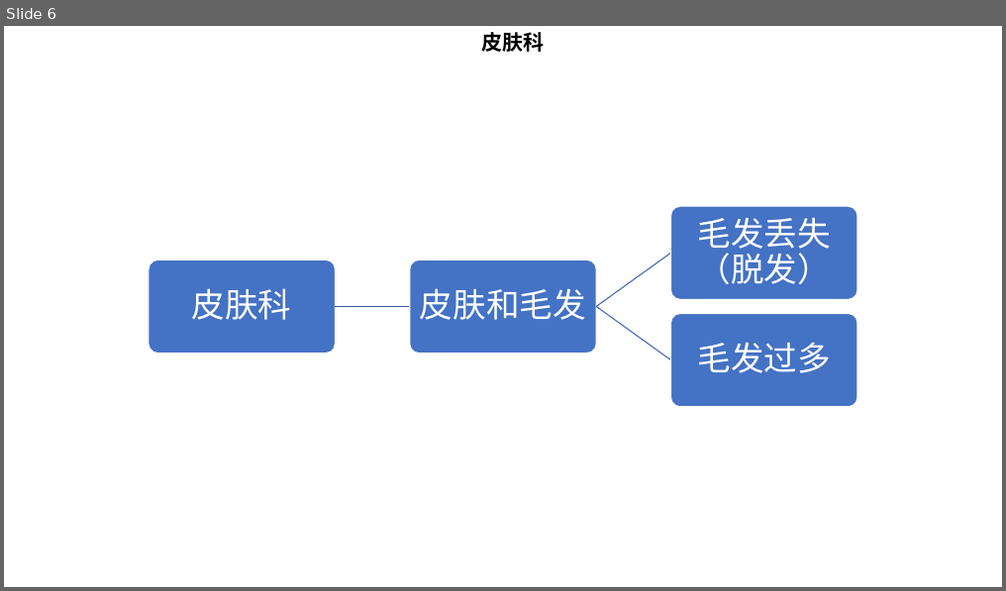
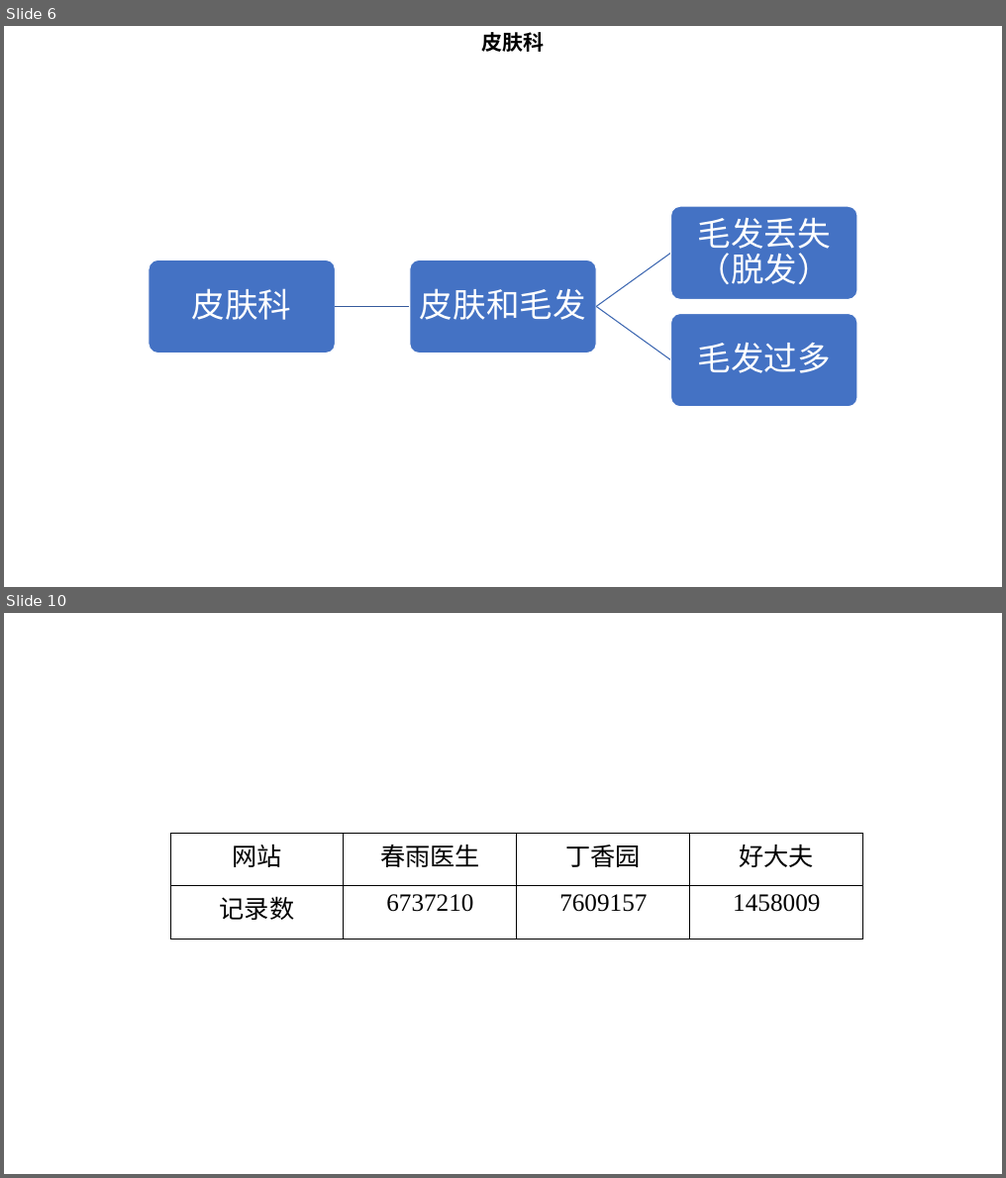
Before and after one commit to MingJerry/Guide, a slide deck: Doc/症状_科室映射图.pptx. Shown one above the other, each under a label of ours: slide 6 before the commit, slides 6 and 10 after it; the slides between them are not shown. The pictures are 1006x591 and 1006x1178 pixels, drawn with LibreOffice and Linux fonts; fonts in the diff are those of the drawing. Boxes give left, top, right and bottom in pixels: in the first picture for what was removed or moved away, otherwise in the second. Text is boxed around its words. In the diff, an @@ line names an element or a change of style, - is before the commit and + after.

```diff
--- a/Doc/症状_科室映射图.pptx
+++ b/Doc/症状_科室映射图.pptx
@@ slide 10 added at (4,613,1002,1174), background #FFFFFF @@
@@ table added at (170,833,862,939), 2 rows, 4 columns @@
+网站 | 春雨医生 | 丁香园 | 好大夫
+记录数 | 6737210 | 7609157 | 1458009
```
Also in this commit, not shown: 5 other slides added, 4 other files.
